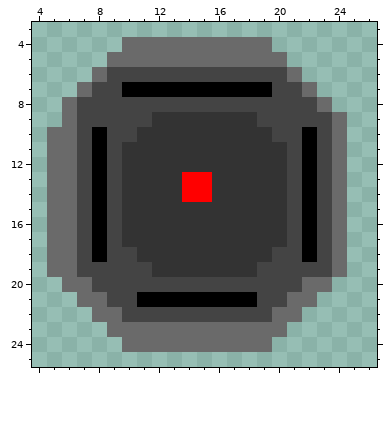
Two versions of one pixel-art sprite, assets/images/bunker.png. The picture above was drawn from the file before the commit.
The file is 30x30 pixels. Pixels under 10% opacity are left out. Shown: x 4..26, y 3..25.
The same view after the edit:
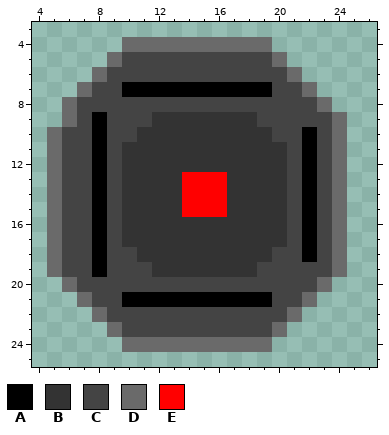
Palette (. is transparent): A #000000  B #333333  C #444444  D #6a6a6a  E #ff0000
Change:
@@ x 8..21 @@
  4 ..DDDDDDDDDD..
- 5 .DDDDDDDDDDDD.
+ 5 .DCCCCCCCCCCD.
  6 DCCCCCCCCCCCCD
@@ x 4..26 @@
  8 ..DCCCCCCCCCCCCCCCCD...
- 9 ..DCCCCCBBBBBBBCCCCCD..
-10 .DDCACCBBBBBBBBBCCACD..
-11 .DDCACBBBBBBBBBBBCACD..
-12 .DDCACBBBBBBBBBBBCACD..
-13 .DDCACBBBBEEBBBBBCACD..
-14 .DDCACBBBBEEBBBBBCACD..
-15 .DDCACBBBBBBBBBBBCACD..
-16 .DDCACBBBBBBBBBBBCACD..
-17 .DDCACBBBBBBBBBBBCACD..
-18 .DDCACCBBBBBBBBBCCACD..
-19 .DDCCCCCBBBBBBBCCCCCD..
-20 ..DDCCCCCCCCCCCCCCDD...
-21 ...DDCCAAAAAAAACCDD....
-22 ....DDCCCCCCCCCCDD.....
-23 .....DDDDDDDDDDDD......
+ 9 ..DCACCCBBBBBBBCCCCCD..
+10 .DCCACCBBBBBBBBBCCACD..
+11 .DCCACBBBBBBBBBBBCACD..
+12 .DCCACBBBBBBBBBBBCACD..
+13 .DCCACBBBBEEEBBBBCACD..
+14 .DCCACBBBBEEEBBBBCACD..
+15 .DCCACBBBBEEEBBBBCACD..
+16 .DCCACBBBBBBBBBBBCACD..
+17 .DCCACBBBBBBBBBBBCACD..
+18 .DCCACCBBBBBBBBBCCACD..
+19 .DCCACCCBBBBBBBCCCCCD..
+20 ..DCCCCCCCCCCCCCCCCD...
+21 ...DCCAAAAAAAAAACCD....
+22 ....DCCCCCCCCCCCCD.....
+23 .....DCCCCCCCCCCD......
 24 ......DDDDDDDDDD.......
